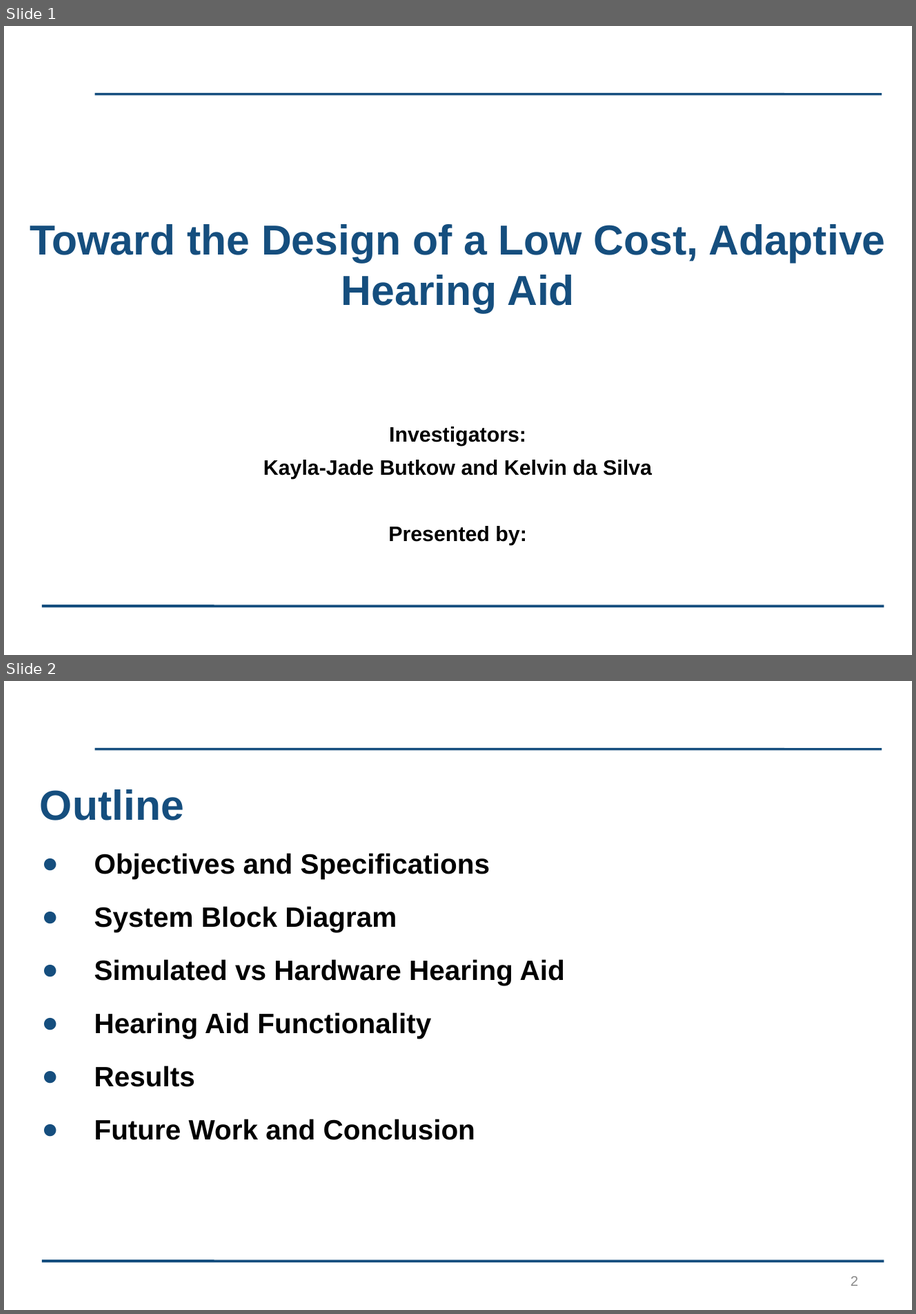
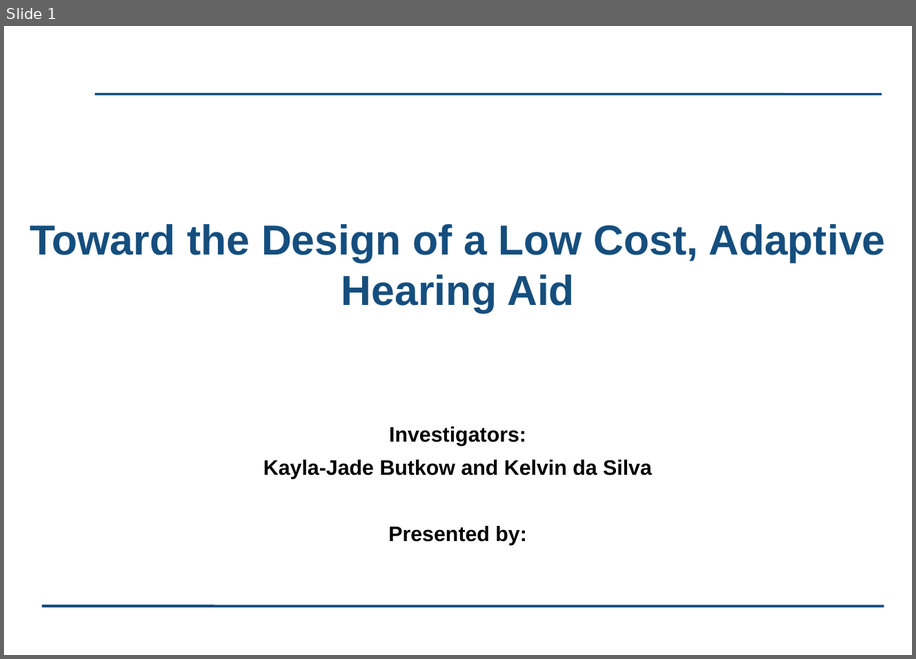
Before and after one commit to kayjayB/I_cant_hear_you, a slide deck: Presentation/Lab Project Presentation.pptx. Shown one above the other, each under a label of ours: slides 1 and 2 before the commit, slide 1 after it. The pictures are 916x1314 and 916x659 pixels, drawn with LibreOffice and Linux fonts; fonts in the diff are those of the drawing; background and template pictures are left out. Boxes give left, top, right and bottom in pixels: in the first picture for what was removed or moved away, otherwise in the second. Text is boxed around its words. In the diff, an @@ line names an element or a change of style, - is before the commit and + after.

Commit message:
Remove outline slide + edited the text a bit

```diff
--- a/Presentation/Lab Project Presentation.pptx
+++ b/Presentation/Lab Project Presentation.pptx
@@ slide 2 removed at (4,681,912,1310), background #FFFFFF; not listed: 2 template elements that a slide beside it also shows @@
@@ title removed at (40,789,184,820) @@
-Outline
@@ text removed at (94,853,565,1140) @@
-● Objectives and Specifications
-● System Block Diagram
-● Simulated vs Hardware Hearing Aid
-● Hearing Aid Functionality
-● Results
-● Future Work and Conclusion
@@ page number removed at (851,1276,858,1285) @@
-2
```
Also in this commit, not shown: 1 slide changed, 1 other file.
